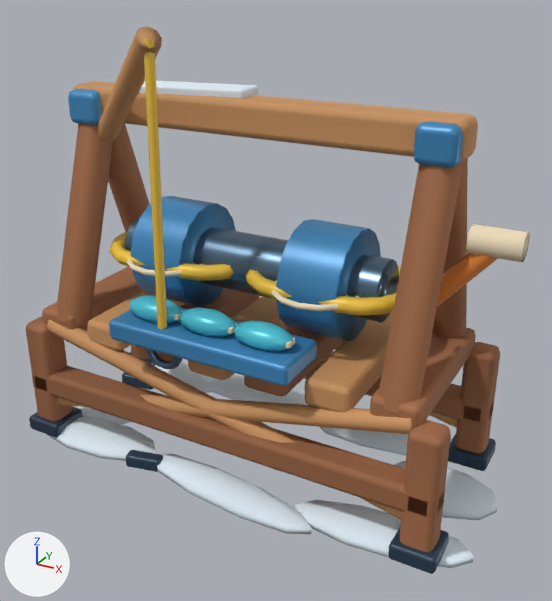
The glTF model HavenlineGodot/assets/stations_v2/fishing_rack.glb as it was, and as the next commit left it.
Camera for both pictures: a 50 mm camera at (2.09, -3.55, 2.82) aimed at (0.15, -0.02, 1.06). Lighting does not change. The marker at lower left points along +X, +Y and +Z. The first picture is the older version. Vertices at exactly the same position are counted once.

The first picture shows 'fishing_rack'.
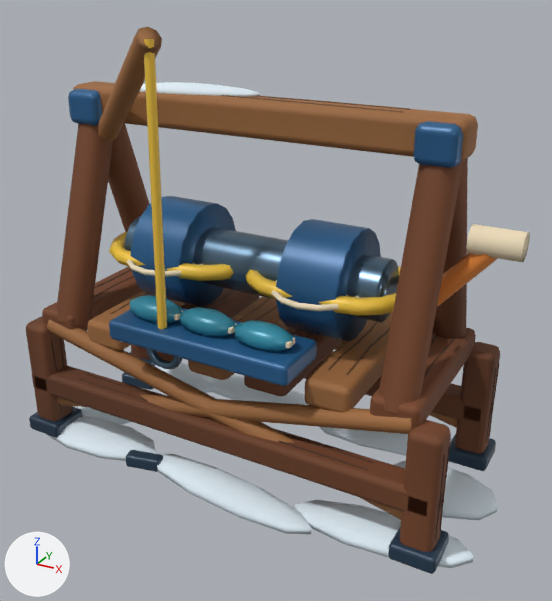
Location of each change, (x1, y1, x2, y2) in pixels of the pictures (552 x 601 px):
```json
{"part": 1, "of": "me_fishing_rack", "change": "rebuilt", "before": [139, 81, 259, 98], "after": [139, 82, 260, 97]}
{"part": 2, "of": "me_fishing_rack", "change": "added", "after": [51, 269, 499, 539]}
{"part": 3, "of": "me_fishing_rack", "change": "added", "after": [220, 95, 410, 113]}
{"part": 4, "of": "me_fishing_rack", "change": "recoloured", "before": [26, 27, 500, 552], "after": [26, 27, 500, 552], "on screen": "darker"}
```

Scene script edits in JSON lines:
```json
{"block": "me_fishing_rack", "where": "# used by ob_fishing_rack; location = (0.0, 0.0, 0.0)"}
{"op": "remove", "block": "me_fishing_rack", "code": "me_fishing_rack.from_pydata(...)  # 3255 vertices, 6286 faces; spans x -1.51..1.51, y -0.66..0.65, z -0.04..2.55"}
{"op": "add", "block": "me_fishing_rack", "code": "me_fishing_rack.from_pydata(...)  # 4538 vertices, 8586 faces; spans x -1.51..1.51, y -0.66..0.65, z -0.04..2.55"}
{"block": "me_fishing_rack", "change": "me_fishing_rack part 1: the loose piece of 56 vertices spanning x -0.81..-0.03, y -0.1..0.14, z 2.14..2.22 is rebuilt with 86 vertices and now spans x -0.8..0.02, y -0.09..0.13, z 2.14..2.22"}
{"block": "me_fishing_rack", "change": "me_fishing_rack part 2: 1163 vertices added at x -1.16..1.34, y -0.52..0.52, z 0.2..0.9"}
{"block": "me_fishing_rack", "change": "me_fishing_rack part 3: 90 vertices added at x -0.85..0.85, y -0.05..0.05, z 2.17..2.18"}
{"block": "me_fishing_rack", "change": "me_fishing_rack part 4: 2554 kept faces spanning x -1.33..1.33, y -0.66..0.57, z 0.1..2.55 get new vertex colours"}
```
